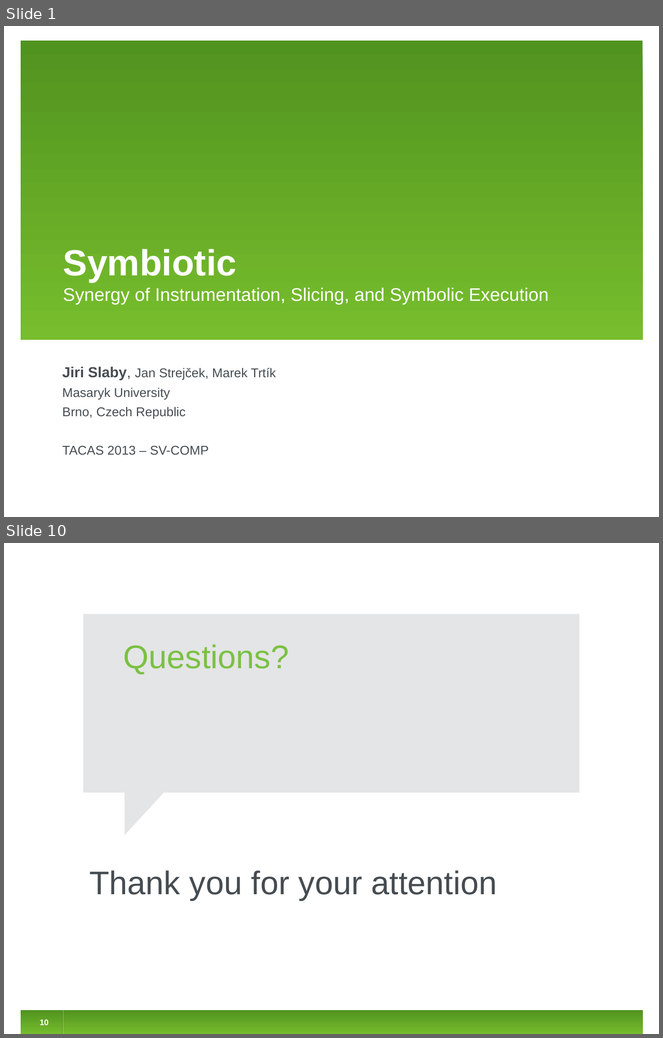
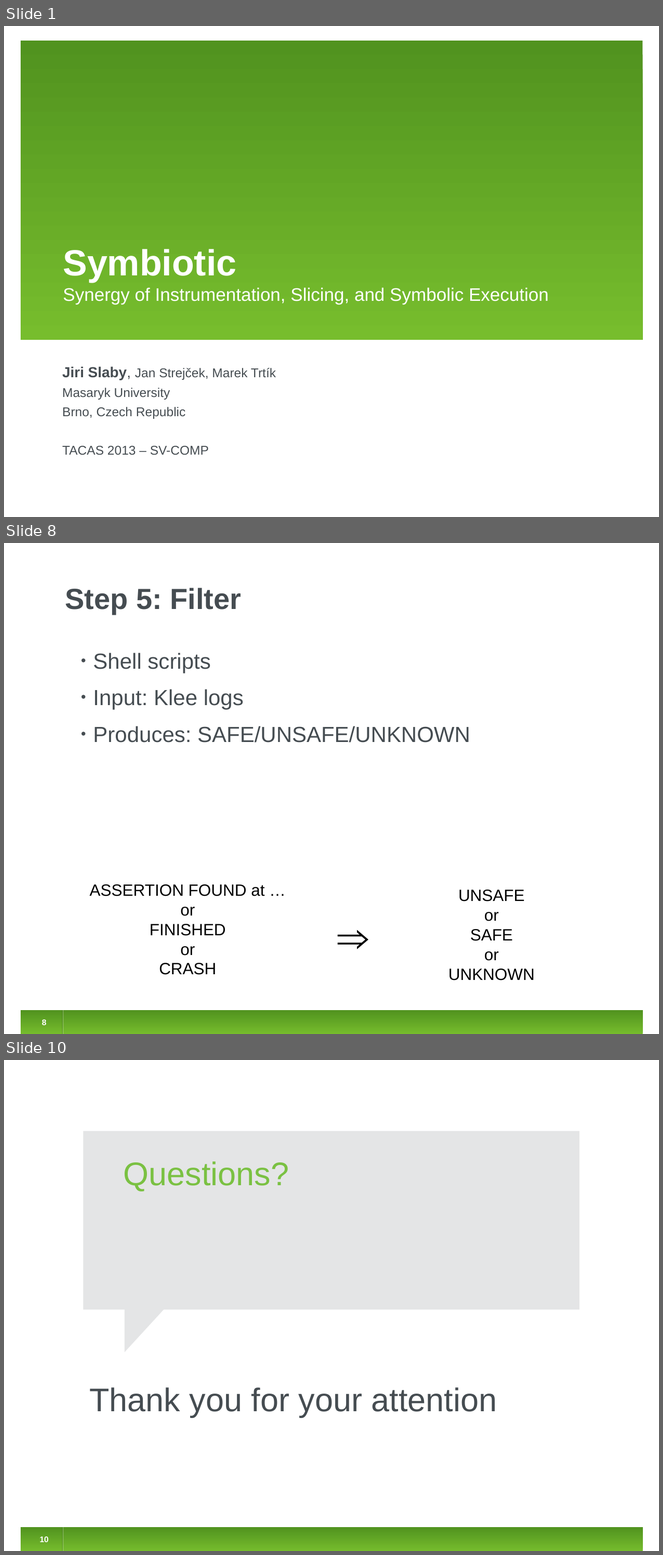
Before and after one commit to jirislaby/writings, a slide deck: presentations/tacas2013.odp. Shown one above the other, each under a label of ours: slides 1 and 10 before the commit, slides 1, 8 and 10 after it; the slides between them are not shown. The pictures are 663x1038 and 663x1555 pixels, drawn with LibreOffice and Linux fonts; fonts in the diff are those of the drawing. Boxes give left, top, right and bottom in pixels: in the first picture for what was removed or moved away, otherwise in the second. Text is boxed around its words. In the diff, an @@ line names an element or a change of style, - is before the commit and + after.

```diff
--- a/presentations/tacas2013.odp
+++ b/presentations/tacas2013.odp
@@ slide 8 added at (4, 543, 659, 1034), background #FFFFFF; not listed: 1 template element that a slide beside it also shows @@
@@ title added at (65, 588, 242, 615), 32 pt, text #454C51, bold @@
+Step 5: Filter
@@ text added at (93, 653, 470, 743), 24 pt, text #454C51 @@
+• Shell scripts
+• Input: Klee logs
+• Produces: SAFE/UNSAFE/UNKNOWN
@@ text added at (90, 885, 265, 975), 18 pt, text #000000 @@
+ASSERTION FOUND at …
+or
+FINISHED
+or
+CRASH
@@ text added at (449, 890, 535, 981), 18 pt, text #000000 @@
+UNSAFE
+or
+SAFE
+or
+UNKNOWN
@@ text added at (332, 906, 382, 961), 48 pt, text #000000 @@
+⇒
@@ page number added at (42, 1020, 47, 1026), 9 pt, text #FFFFFF, bold @@
+8
@@ line added from (62, 1011) to (62, 1034), #3F7418 0.74 pt @@
@@ line added from (63, 1011) to (63, 1034), #FFFFFF 0.74 pt @@
```
Also in this commit, not shown: 5 slides changed, 2 other slides added, 3 slides removed.
